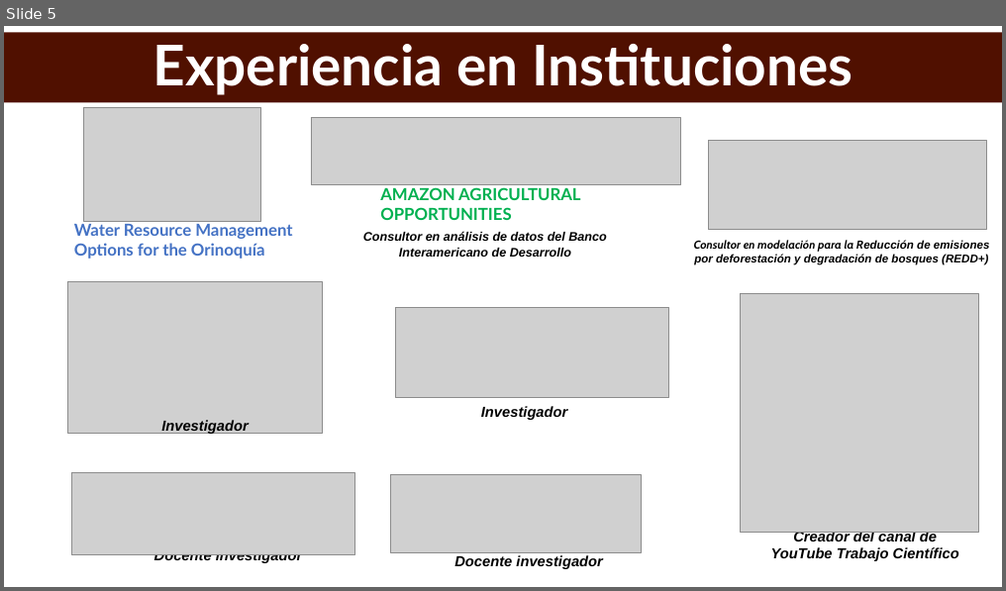
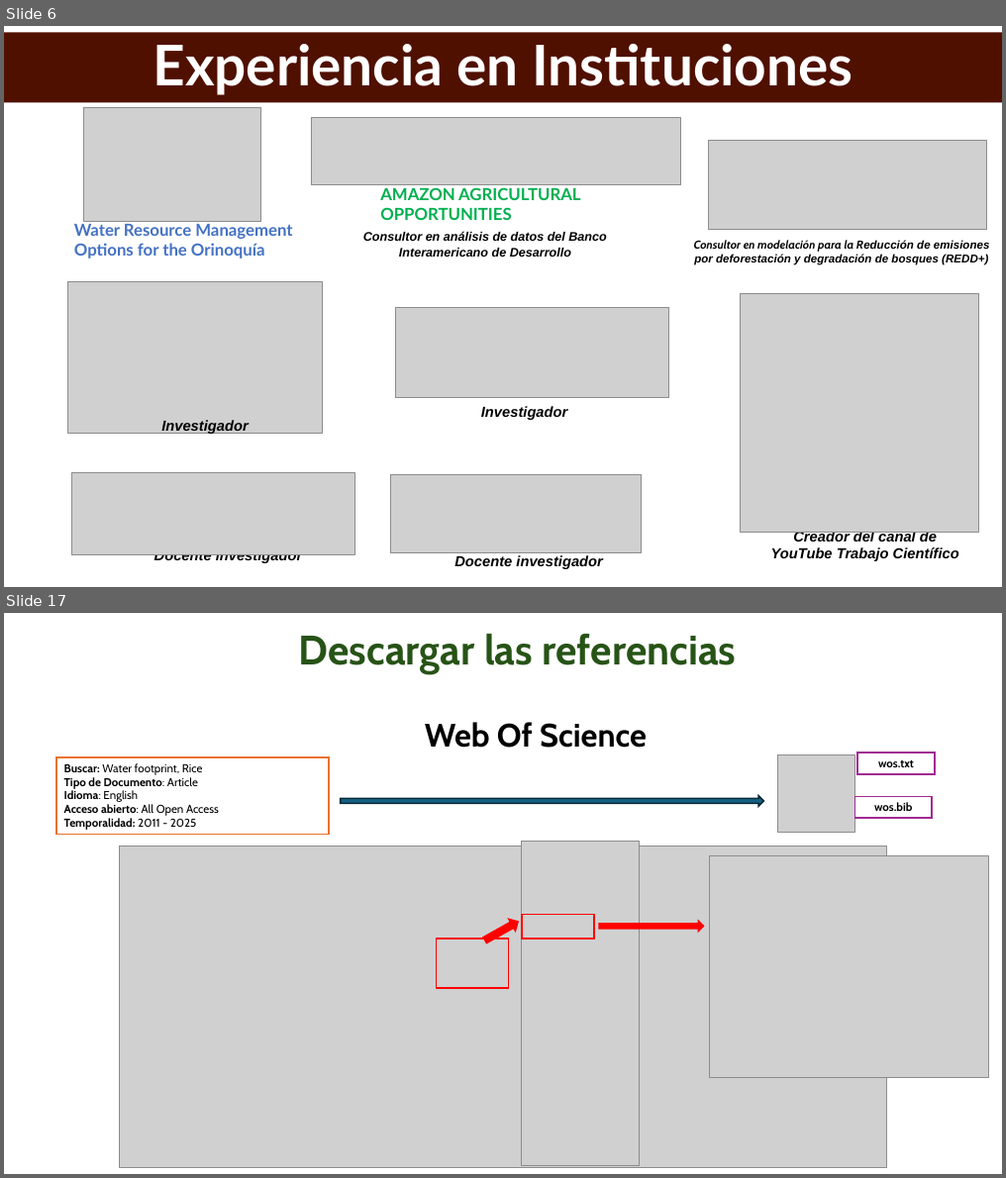
Before and after one commit to trabajocientifico/curso_optimizacion_investigacion_con__IA, a slide deck: presentacion.pptx. Shown one above the other, each under a label of ours: slide 5 before the commit, slides 6 and 17 after it; the slides between them are not shown. The pictures are 1006x591 and 1006x1178 pixels, drawn with LibreOffice and Linux fonts; fonts in the diff are those of the drawing; grey boxes stand for pictures. Boxes give left, top, right and bottom in pixels: in the first picture for what was removed or moved away, otherwise in the second. Text is boxed around its words. In the diff, an @@ line names an element or a change of style, - is before the commit and + after.

```diff
--- a/presentacion.pptx
+++ b/presentacion.pptx
@@ slide 17 added at [4, 613, 1002, 1174], background #FFFFFF @@
@@ title added at [299, 633, 737, 674], 39.6 pt, text #275417, bold @@
+Descargar las referencias
@@ text added at [425, 722, 647, 748], 31.2 pt, text #000000, bold @@
+Web Of Science
@@ rectangle added at [56, 758, 328, 835], fill #FFFFFF, outline #E97132 1.5 pt, 11 pt, text #000000 @@
+Buscar: Water footprint, Rice
+Tipo de Documento: Article
+Idioma: English
+Acceso abierto: All Open Access
+Temporalidad: 2011 - 2025
@@ picture added at [778, 756, 855, 833] @@
@@ rectangle added at [858, 753, 936, 774], fill #FFFFFF, outline #A02B93 1.5 pt, 11 pt, text #000000, bold @@
+wos.txt
@@ right arrow added at [341, 796, 764, 806], fill #156082, outline #092A39 1.5 pt @@
@@ rectangle added at [855, 796, 933, 818], fill #FFFFFF, outline #A02B93 1.5 pt, 11 pt, text #000000, bold @@
+wos.bib
@@ picture added at [119, 846, 887, 1167] @@
@@ picture added at [522, 841, 639, 1165] @@
@@ picture added at [709, 856, 989, 1078] @@
@@ rectangle added at [436, 939, 509, 988], outline #FF0000 1.5 pt @@
@@ right arrow added at [482, 916, 522, 947], fill #FF0000, outline #FF0000 1.5 pt @@
@@ rectangle added at [522, 915, 595, 940], outline #FF0000 1.5 pt @@
@@ right arrow added at [599, 922, 703, 931], fill #FF0000, outline #FF0000 1.5 pt @@
@@ what was slide 5 is now slide 6 @@
```
Also in this commit, not shown: 16 other slides added, 1 slide removed, 13 other files.
